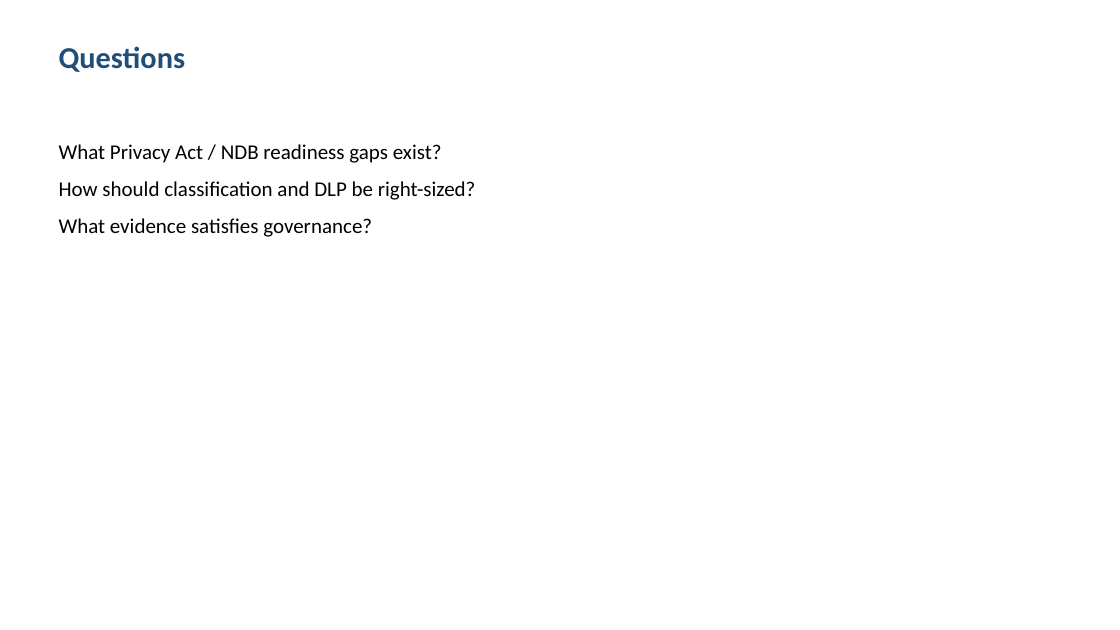
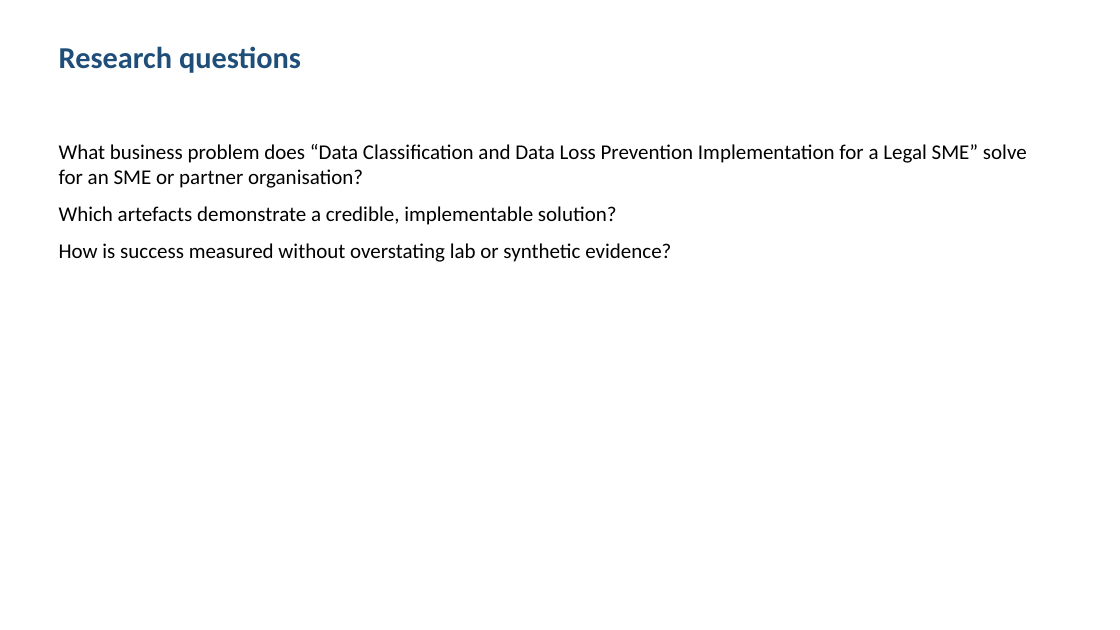
Before and after one commit to shohrabniaz/data-classification-dlp-sme, a slide deck: slide 2 of Final_Submission/02_Presentation.pptx. Drawn at 1120x630 pixels with LibreOffice and Linux fonts; fonts in the diff are those of the drawing. Boxes give left, top, right and bottom in pixels: in the first picture for what was removed or moved away, otherwise in the second. Text is boxed around its words. In the diff, an @@ line names an element or a change of style, - is before the commit and + after.

Commit message:
Polish portfolio pack for professional showcase readiness.

```diff
--- a/Final_Submission/02_Presentation.pptx
+++ b/Final_Submission/02_Presentation.pptx
@@ text at <box>59,46,301,73</box>: text changed @@
-Questions
+Research questions
@@ text at <box>59,144,1027,262</box>: text changed @@
-What Privacy Act / NDB readiness gaps exist?
-How should classification and DLP be right-sized?
-What evidence satisfies governance?
+What business problem does “Data Classification and Data Loss Prevention Implementation for a Legal SME” solve for an SME or partner organisation?
+Which artefacts demonstrate a credible, implementable solution?
+How is success measured without overstating lab or synthetic evidence?
```
Also in this commit, not shown: 3 other slides changed, 12 other files.
